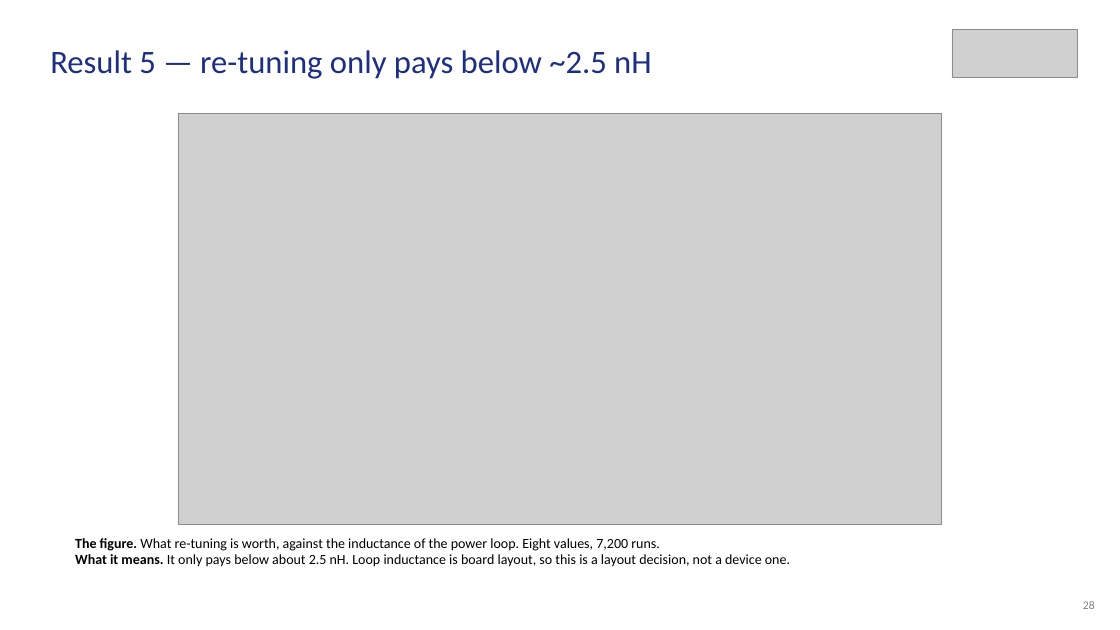
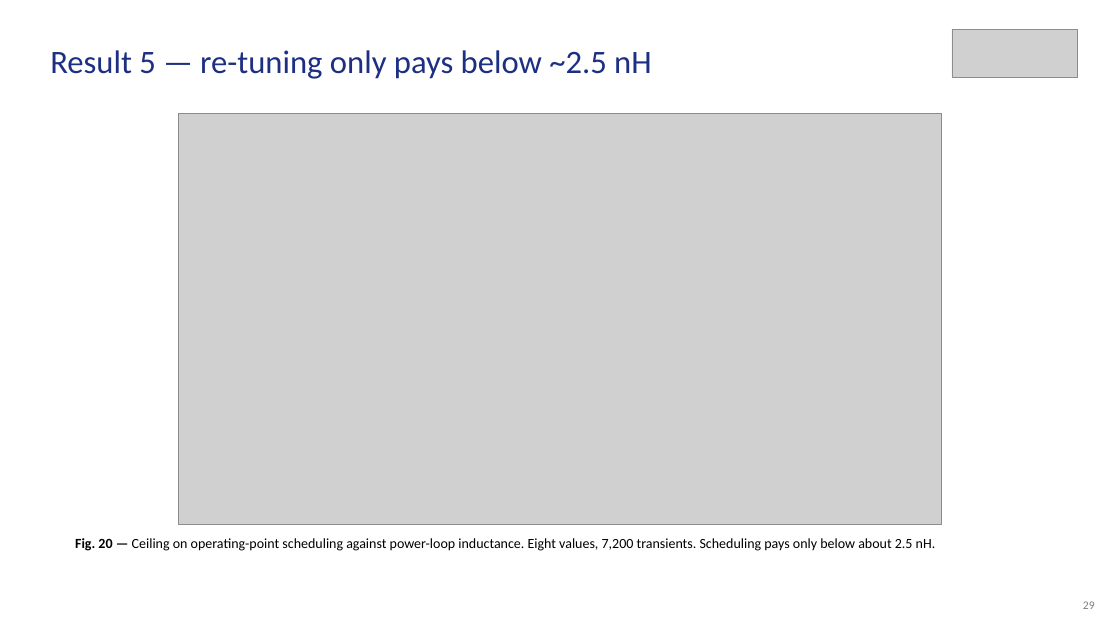
Before and after one commit to Amritha902/gan-driver, a slide deck: slide 29 of review/Review1_GaN_Segmented_Gate_Driver.pptx (slide 28 before the commit). Drawn at 1120x630 pixels with LibreOffice and Linux fonts; fonts in the diff are those of the drawing; grey boxes stand for pictures. Boxes give left, top, right and bottom in pixels: in the first picture for what was removed or moved away, otherwise in the second. Text is boxed around its words. In the diff, an @@ line names an element or a change of style, - is before the commit and + after.

```diff
--- a/review/Review1_GaN_Segmented_Gate_Driver.pptx
+++ b/review/Review1_GaN_Segmented_Gate_Driver.pptx
@@ text at (75, 538, 936, 551): text changed @@
-The figure. What re-tuning is worth, against the inductance of the power loop. Eight values, 7,200 runs.
-What it means. It only pays below about 2.5 nH. Loop inductance is board layout, so this is a layout decision, not a device one.
+Fig. 20 — Ceiling on operating-point scheduling against power-loop inductance. Eight values, 7,200 transients. Scheduling pays only below about 2.5 nH.
```
Also in this commit, not shown: 24 other slides changed, 4 slides added, 3 slides removed, 16 other files.
